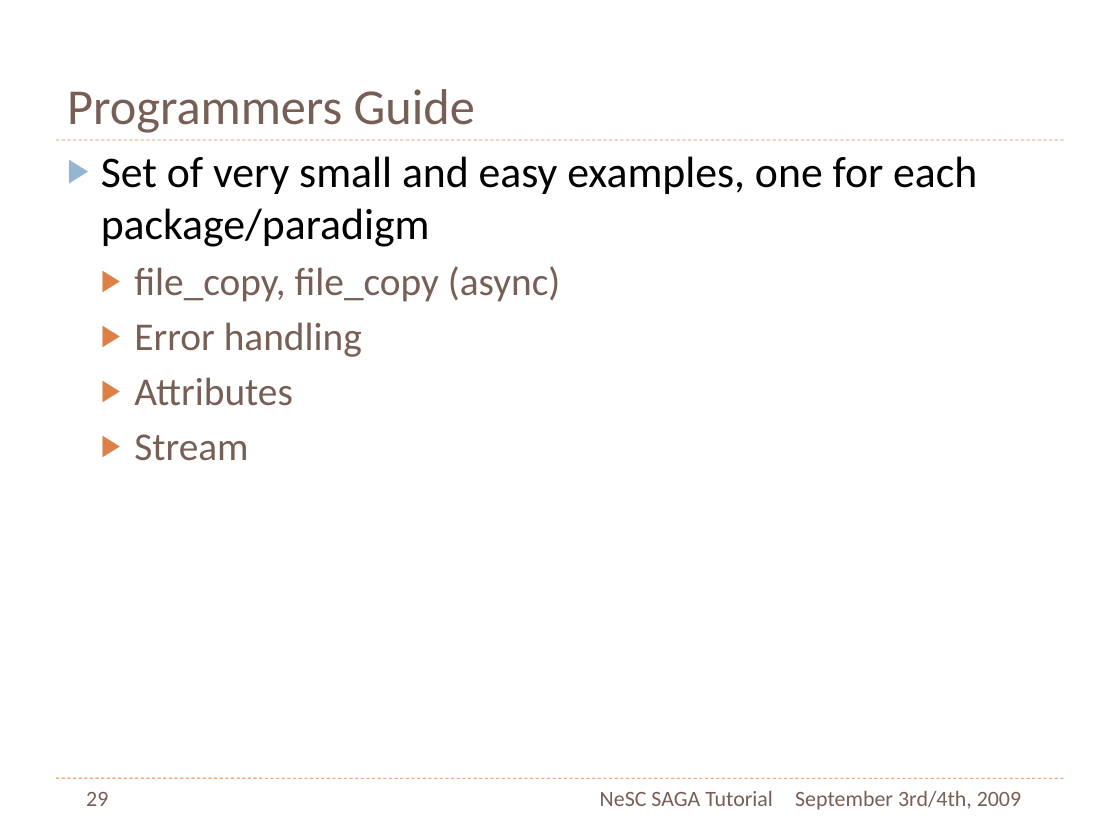
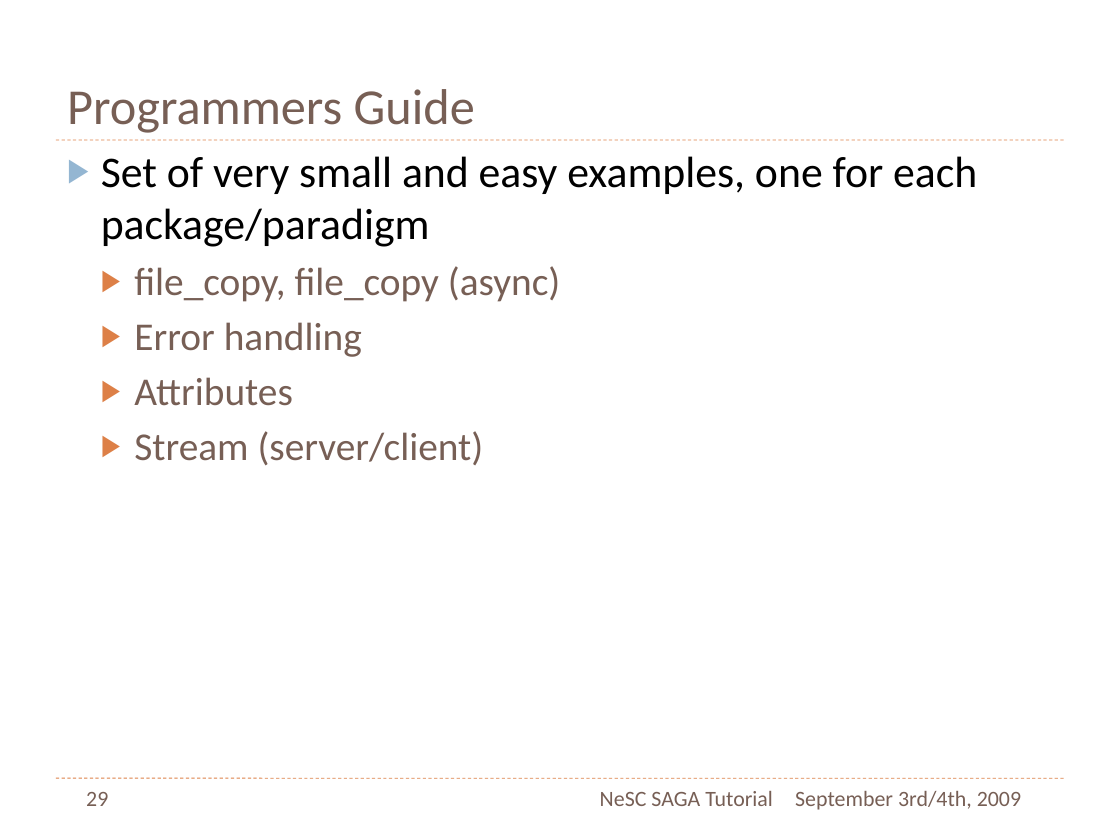
Before and after one commit to saga-project/saga-cpp-legacy-projects, a slide deck: slide 29 of tutorial/NeSC-2009/NeSC09-Practical-PPT.pptx. Drawn at 1120x840 pixels with LibreOffice and Linux fonts; fonts in the diff are those of the drawing. Boxes give left, top, right and bottom in pixels: in the first picture for what was removed or moved away, otherwise in the second. Text is boxed around its words. In the diff, an @@ line names an element or a change of style, - is before the commit and + after.

```diff
--- a/tutorial/NeSC-2009/NeSC09-Practical-PPT.pptx
+++ b/tutorial/NeSC-2009/NeSC09-Practical-PPT.pptx
@@ text at (134,431,484,465): text changed @@
-  ▶ Stream
+  ▶ Stream (server/client)
```
Also in this commit, not shown: 3 other slides changed, 1 slide added, 1 slide removed, 1 other file.
